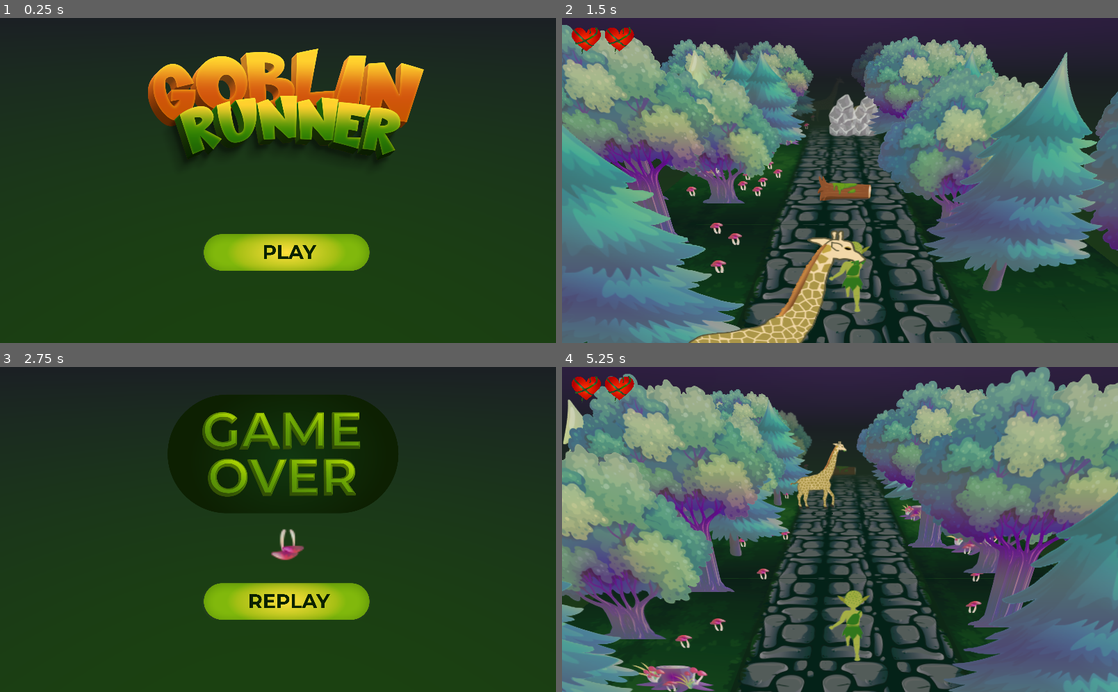
Above: before the commit, frames 1-4 (two rows, left to right).
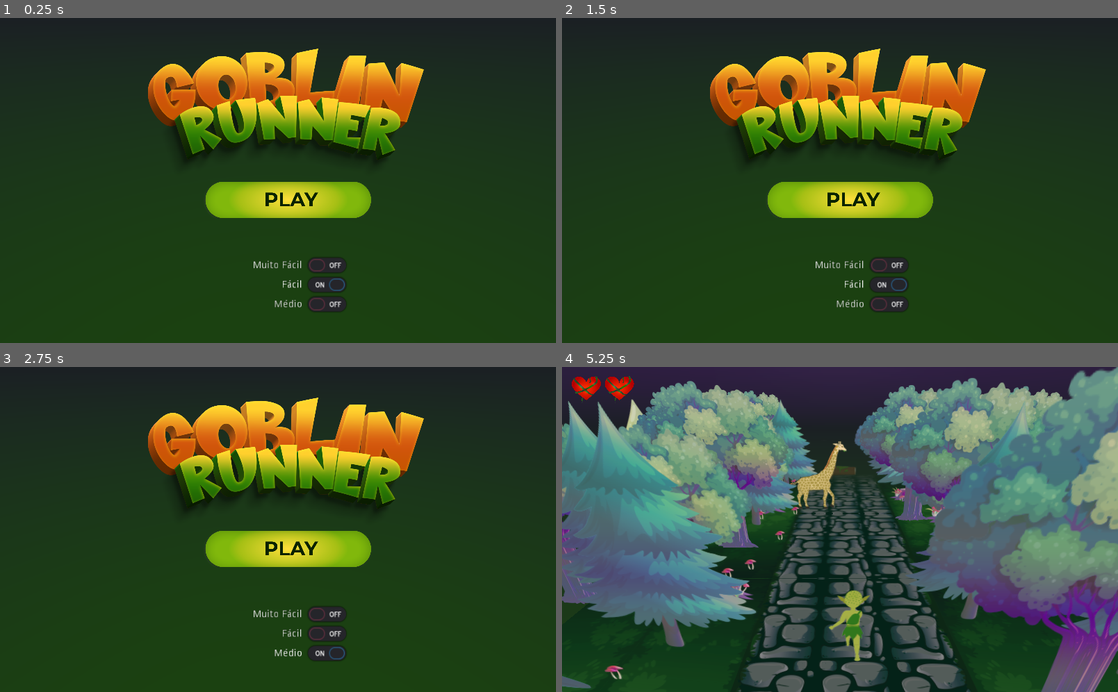
Above: after the commit, the same moments.

Repository: RafaelKuhn/globin
Game: Godot game, scene res://Menu.tscn
Two runs of this game, one before a commit and one after it. Both use one fixed random seed, a clock stepped at 60 frames per second and the inputs below.
Inputs (mouse positions are in pixels of both pictures, inside the frame that each line leads up to; where the layout moved, square brackets give the same spot in the first picture):
- Up to frame 1 (0.25 s): no input
- Up to frame 2 (1.5 s): click (862, 265) at 0.5 s, where only the run after the commit has a clickable "Muito Fácil"; click (873, 284) at 1.25 s, where only the run after the commit has a clickable "Fácil"
- Up to frame 3 (2.75 s): click (311, 653) at 2 s, where only the run after the commit has a clickable "Médio"
- Up to frame 4 (5.25 s): click (851, 549) [851, 601] at 2.75 s; tap Enter (ui_accept) at 3.5, 3.77, 4.52 s; tap A (A_key) at 3.6 s; tap D (D_key) at 3.8, 4.35 s; tap S (S_key) at 4.55 s; click (845, 552) [851, 601] at 5 s

The runs differ from the first frame. In frame 1, 7.1% of the frame differs, in the area x 36-67%, y 50-91%; in frame 2, 81%, in the area x 0-100%, y 0-100%; in frame 3, 19%; in frame 4, 54%.
Error after the commit: Invalid get index 'GAME_SPEED' (on base: 'GDScript'). (res://map/environment.gd:18)

Commit message:
feature: levels of difficulty

Diff:
--- a/Menu.tscn
+++ b/Menu.tscn
@@ -1,8 +1,11 @@
-[gd_scene load_steps=6 format=2]
+[gd_scene load_steps=10 format=2]
 
 [ext_resource path="res://menus/menu.gd" type="Script" id=1]
 [ext_resource path="res://menus/sprites/play(1).png" type="Texture" id=2]
 [ext_resource path="res://menus/sprites/GOBLIN-RUNNER-PNG.png" type="Texture" id=3]
+[ext_resource path="res://menus/EzTog.tscn" type="PackedScene" id=4]
+[ext_resource path="res://menus/VeryEzTog.tscn" type="PackedScene" id=5]
+[ext_resource path="res://menus/MedTog.tscn" type="PackedScene" id=6]
 
 [sub_resource type="ProceduralSky" id=2]
 sky_top_color = Color( 0.27339, 0.0858, 0.39, 1 )
@@ -22,6 +25,8 @@
 dof_blur_far_distance = 29.95
 dof_blur_far_transition = 0.08
 glow_intensity = 3.69
+
+[sub_resource type="ButtonGroup" id=3]
 
 [node name="Global" type="Node"]
 
@@ -47,16 +52,30 @@
 }
 
 [node name="PlayButton" type="TextureButton" parent="Menu"]
-anchor_top = 0.5
-anchor_bottom = 0.5
-margin_left = 372.0
-margin_top = 99.0
-margin_right = 1411.0
-margin_bottom = 324.0
+margin_left = 375.0
+margin_top = 302.0
+margin_right = 1414.0
+margin_bottom = 527.0
 rect_scale = Vector2( 0.3, 0.3 )
 texture_normal = ExtResource( 2 )
 __meta__ = {
 "_edit_use_anchors_": false
 }
 
+[node name="VeryEzTog" parent="Menu" instance=ExtResource( 5 )]
+margin_top = 431.0
+margin_bottom = 471.0
+group = SubResource( 3 )
+
+[node name="EzTog" parent="Menu" instance=ExtResource( 4 )]
+group = SubResource( 3 )
+
+[node name="MedTog" parent="Menu" instance=ExtResource( 6 )]
+margin_top = 503.0
+margin_bottom = 543.0
+group = SubResource( 3 )
+
 [connection signal="pressed" from="Menu/PlayButton" to="Menu" method="_on_PlayButton_pressed"]
+[connection signal="toggled" from="Menu/VeryEzTog" to="Menu" method="_on_VeryEzTog_toggled"]
+[connection signal="toggled" from="Menu/EzTog" to="Menu" method="_on_EzTog_toggled"]
+[connection signal="toggled" from="Menu/MedTog" to="Menu" method="_on_MedTog_toggled"]
--- a/game.gd
+++ b/game.gd
@@ -10,6 +10,8 @@
 const WIN_INSTANCE_NAME = "WIN_INSTANCE"
 const LOST_INSTANCE_NAME = "LOST_INSTANCE"
 
+var game_speed := 8.0
+
 
 func lose_game():
 	load_lost_scene()
@@ -17,15 +19,8 @@
 func win_game():
 	load_won_scene()
 
-
-# TODO: [prod]: nunca se volta pra cena do menu, a cena do menu limpa a si mesma, o game não
-# const MENU_INSTANCE_NAME = "MENU_INSTANCE"
-# func load_menu_scene():
-# 	var menu_instance = menu_scene.instance()
-# 	menu_instance.name = MENU_INSTANCE_NAME
-# 	var root = get_tree().get_root()
-# 	root.remove_child(root.get_node(GAME_INSTANCE_NAME))
-# 	root.add_child(menu_instance)
+# TODO: [prod]: nunca se volta pra cena do menu
+# a cena do menu limpa a si mesma, já o game não
 
 func load_game_scene():
 	var game_instance = game_scene.instance()
--- a/global.gd
+++ b/global.gd
@@ -3,7 +3,8 @@
 
 enum OBSTACLE_TYPE { GIFA, PREDA, TOCO, WIN }
 
-const GAME_SPEED := 10.0
+# facil 6, med 8, hard 10
+const DEFAULT_GAME_SPEED := 6.0
 
 # TODO: sync with environment
 const GAME_Z_START := -12
@@ -16,8 +17,8 @@
 const GAME_MANAGER_PATH = "/root/Game"
 
 # TODO: deixar GAME_SPEED variável e usar 5.0 como DEFAULT_GAME_SPEED
-static func sync_game_speed(input: float) -> float:
-	return input * GAME_SPEED / 5.0
+static func sync_game_speed(input: float, new_speed: float) -> float:
+	return input * new_speed / 5.0
 
-static func sync_inverse_game_speed(input: float) -> float:
-	return input * 5.0 / GAME_SPEED
+static func sync_inverse_game_speed(input: float, new_speed: float) -> float:
+	return input * 5.0 / new_speed
--- a/map/scrolling-ground.gd
+++ b/map/scrolling-ground.gd
@@ -1,13 +1,10 @@
 extends Sprite3D
-
-const Global = preload("res://global.gd")
 
 var time := 0.0
 
-var shader_relative_speed = Global.GAME_SPEED / 5.0 * 1.3
-
 func _ready() -> void:
-	material_override.set_shader_param("_intensity", shader_relative_speed)
+	var shader_speed = get_node("/root/Game").game_speed / 5.0 * 1.3
+	material_override.set_shader_param("_intensity", shader_speed)
 
 func _process(delta: float) -> void:
 	material_override.set_shader_param("_time", time)
--- /dev/null
+++ b/menus/EzTog.tscn
@@ -0,0 +1,16 @@
+[gd_scene format=2]
+
+[node name="EzTog" type="CheckButton"]
+margin_left = 497.0
+margin_top = 467.0
+margin_right = 617.0
+margin_bottom = 507.0
+rect_scale = Vector2( 1.3, 1.3 )
+focus_mode = 0
+pressed = true
+enabled_focus_mode = 0
+text = "Fácil"
+align = 2
+__meta__ = {
+"_edit_use_anchors_": false
+}
--- a/menus/Lost.tscn
+++ b/menus/Lost.tscn
@@ -1,9 +1,11 @@
-[gd_scene load_steps=7 format=2]
+[gd_scene load_steps=10 format=2]
 
 [ext_resource path="res://menus/menu.gd" type="Script" id=1]
-[ext_resource path="res://map/sprites/cogumelos.png" type="Texture" id=2]
+[ext_resource path="res://menus/VeryEzTog.tscn" type="PackedScene" id=2]
 [ext_resource path="res://menus/sprites/PERDEU.png" type="Texture" id=3]
 [ext_resource path="res://menus/sprites/REPLAY.png" type="Texture" id=4]
+[ext_resource path="res://menus/EzTog.tscn" type="PackedScene" id=5]
+[ext_resource path="res://menus/MedTog.tscn" type="PackedScene" id=6]
 
 [sub_resource type="ProceduralSky" id=2]
 sky_top_color = Color( 0.27339, 0.0858, 0.39, 1 )
@@ -23,6 +25,8 @@
 dof_blur_far_distance = 29.95
 dof_blur_far_transition = 0.08
 glow_intensity = 3.69
+
+[sub_resource type="ButtonGroup" id=3]
 
 [node name="Global" type="Node"]
 
@@ -48,22 +52,30 @@
 }
 
 [node name="PlayButton" type="TextureButton" parent="Menu"]
-anchor_top = 0.5
-anchor_bottom = 0.5
-margin_left = 372.0
-margin_top = 99.0
-margin_right = 1411.0
-margin_bottom = 324.0
+margin_left = 365.0
+margin_top = 306.0
+margin_right = 1404.0
+margin_bottom = 532.0
 rect_scale = Vector2( 0.3, 0.3 )
 texture_normal = ExtResource( 4 )
 __meta__ = {
 "_edit_use_anchors_": false
 }
 
-[node name="Sprite" type="Sprite" parent="Menu"]
-position = Vector2( 529.5, 328 )
-rotation = -3.14123
-scale = Vector2( 2.29986, 2.16689 )
-texture = ExtResource( 2 )
+[node name="VeryEzTog" parent="Menu" instance=ExtResource( 2 )]
+margin_top = 431.0
+margin_bottom = 471.0
+group = SubResource( 3 )
+
+[node name="EzTog" parent="Menu" instance=ExtResource( 5 )]
+group = SubResource( 3 )
+
+[node name="MedTog" parent="Menu" instance=ExtResource( 6 )]
+margin_top = 503.0
+margin_bottom = 543.0
+group = SubResource( 3 )
 
 [connection signal="pressed" from="Menu/PlayButton" to="Menu" method="_on_PlayButton_pressed"]
+[connection signal="toggled" from="Menu/VeryEzTog" to="Menu" method="_on_VeryEzTog_toggled"]
+[connection signal="toggled" from="Menu/EzTog" to="Menu" method="_on_EzTog_toggled"]
+[connection signal="toggled" from="Menu/MedTog" to="Menu" method="_on_MedTog_toggled"]
--- /dev/null
+++ b/menus/MedTog.tscn
@@ -0,0 +1,15 @@
+[gd_scene format=2]
+
+[node name="MedTog" type="CheckButton"]
+margin_left = 497.0
+margin_top = 431.0
+margin_right = 617.0
+margin_bottom = 471.0
+rect_scale = Vector2( 1.3, 1.3 )
+focus_mode = 0
+enabled_focus_mode = 0
+text = "Médio"
+align = 2
+__meta__ = {
+"_edit_use_anchors_": false
+}
--- /dev/null
+++ b/menus/VeryEzTog.tscn
@@ -0,0 +1,15 @@
+[gd_scene format=2]
+
+[node name="VeryEzTog" type="CheckButton"]
+margin_left = 458.0
+margin_top = 503.0
+margin_right = 608.0
+margin_bottom = 543.0
+rect_scale = Vector2( 1.3, 1.3 )
+focus_mode = 0
+enabled_focus_mode = 0
+text = "Muito Fácil"
+align = 2
+__meta__ = {
+"_edit_use_anchors_": false
+}
--- a/menus/Won.tscn
+++ b/menus/Won.tscn
@@ -1,9 +1,11 @@
-[gd_scene load_steps=7 format=2]
+[gd_scene load_steps=10 format=2]
 
 [ext_resource path="res://menus/menu.gd" type="Script" id=1]
-[ext_resource path="res://map/sprites/cogumelos.png" type="Texture" id=2]
+[ext_resource path="res://menus/VeryEzTog.tscn" type="PackedScene" id=2]
 [ext_resource path="res://menus/sprites/GANHOU.png" type="Texture" id=3]
 [ext_resource path="res://menus/sprites/REPLAY.png" type="Texture" id=4]
+[ext_resource path="res://menus/EzTog.tscn" type="PackedScene" id=5]
+[ext_resource path="res://menus/MedTog.tscn" type="PackedScene" id=6]
 
 [sub_resource type="ProceduralSky" id=2]
 sky_top_color = Color( 0.27339, 0.0858, 0.39, 1 )
@@ -23,6 +25,8 @@
 dof_blur_far_distance = 29.95
 dof_blur_far_transition = 0.08
 glow_intensity = 3.69
+
+[sub_resource type="ButtonGroup" id=3]
 
 [node name="Global" type="Node"]
 
@@ -48,21 +52,30 @@
 }
 
 [node name="PlayButton" type="TextureButton" parent="Menu"]
-anchor_top = 0.5
-anchor_bottom = 0.5
-margin_left = 372.0
-margin_top = 99.0
-margin_right = 1411.0
-margin_bottom = 324.0
+margin_left = 379.0
+margin_top = 284.0
+margin_right = 1418.0
+margin_bottom = 510.0
 rect_scale = Vector2( 0.3, 0.3 )
 texture_normal = ExtResource( 4 )
 __meta__ = {
 "_edit_use_anchors_": false
 }
 
-[node name="Sprite" type="Sprite" parent="Menu"]
-position = Vector2( 529.5, 328 )
-scale = Vector2( 2.29986, 2.16689 )
-texture = ExtResource( 2 )
+[node name="EzTog" parent="Menu" instance=ExtResource( 5 )]
+group = SubResource( 3 )
+
+[node name="MedTog" parent="Menu" instance=ExtResource( 6 )]
+margin_top = 502.0
+margin_bottom = 542.0
+group = SubResource( 3 )
+
+[node name="VeryEzTog" parent="Menu" instance=ExtResource( 2 )]
+margin_top = 431.0
+margin_bottom = 471.0
+group = SubResource( 3 )
 
 [connection signal="pressed" from="Menu/PlayButton" to="Menu" method="_on_PlayButton_pressed"]
+[connection signal="toggled" from="Menu/EzTog" to="Menu" method="_on_EzTog_toggled"]
+[connection signal="toggled" from="Menu/MedTog" to="Menu" method="_on_MedTog_toggled"]
+[connection signal="toggled" from="Menu/VeryEzTog" to="Menu" method="_on_VeryEzTog_toggled"]
--- a/menus/menu.gd
+++ b/menus/menu.gd
@@ -1,6 +1,11 @@
 extends Node
 
 const Global = preload("res://global.gd")
+
+# func _ready():
+# 	$"VeryEzTog".pressed = false
+# 	$"EzTog".pressed = true
+# 	$"MedTog".pressed = false
 
 func _process(_delta):
 	if Input.is_action_just_pressed("ui_accept"):
@@ -11,3 +16,13 @@
 func _on_PlayButton_pressed():
 	get_node(Global.GAME_MANAGER_PATH).load_game_scene();
 	queue_free()
+
+
+func _on_VeryEzTog_toggled(_is_pressed: bool):
+	get_node("/root/Game").game_speed = 6.0
+
+func _on_EzTog_toggled(_is_pressed: bool):
+	get_node("/root/Game").game_speed = 8.0
+
+func _on_MedTog_toggled(_is_pressed: bool):
+	get_node("/root/Game").game_speed = 10.0
--- a/obstacles/Obstacle.gd
+++ b/obstacles/Obstacle.gd
@@ -4,6 +4,8 @@
 
 const Global = preload("res://global.gd")
 export(Global.OBSTACLE_TYPE) var type
+
+onready var speed: float = get_node("/root/Game").game_speed
 
 onready var sprite = get_node("Sprite")
 
@@ -18,7 +20,7 @@
 
 func _process(delta: float) -> void:
 	var global_pos = translation
-	translation.z += delta * Global.GAME_SPEED
+	translation.z += delta * speed
 	if global_pos.z > Global.GAME_Z_END:
 		has_collided = true
 		queue_free()
--- a/player/player.gd
+++ b/player/player.gd
@@ -19,6 +19,8 @@
 const JUMP_HEIGHT := 1.5
 
 const SWITCHING_LANES_COLLISION_GAP := 0.7
+
+onready var speed: float = get_node("/root/Game").game_speed
 
 # estado
 var vertical_state = VerticalState.DEFAULT
@@ -62,13 +64,13 @@
 	if vertical_state != VerticalState.DEFAULT:
 		return
 	vertical_state = VerticalState.JUMPING
-	$JumpTimer.start(Global.sync_inverse_game_speed(JUMP_DURATION))
+	$JumpTimer.start(Global.sync_inverse_game_speed(JUMP_DURATION, speed))
 
 func try_rolling() -> void:
 	if vertical_state != VerticalState.DEFAULT:
 		return
 	vertical_state = VerticalState.ROLLING
-	$JumpTimer.start(Global.sync_inverse_game_speed(ROLLING_DURATION))
+	$JumpTimer.start(Global.sync_inverse_game_speed(ROLLING_DURATION, speed))
 
 func _on_JumpTimer_timeout() -> void:
 	vertical_state = VerticalState.DEFAULT
@@ -83,7 +85,7 @@
 
 	switch_right()
 	horizontal_state = HorizontalState.SWITCHING
-	$LaneTimer.start(Global.sync_inverse_game_speed(LANE_SWITCH_DURATION))
+	$LaneTimer.start(Global.sync_inverse_game_speed(LANE_SWITCH_DURATION, speed))
 
 func try_switching_left() -> void:
 	if lane_switch_progress < MIN_PERCENTAGE_TO_SWITCH_LANE_AGAIN:
@@ -93,7 +95,7 @@
 
 	switch_left()
 	horizontal_state = HorizontalState.SWITCHING
-	$LaneTimer.start(Global.sync_inverse_game_speed(LANE_SWITCH_DURATION))
+	$LaneTimer.start(Global.sync_inverse_game_speed(LANE_SWITCH_DURATION, speed))
 
 # início da troca de lane
 func switch_right() -> void:
@@ -118,7 +120,7 @@
 	if horizontal_state != HorizontalState.SWITCHING:
 		return
 
-	lane_switch_progress += delta * 1.0 / Global.sync_inverse_game_speed(LANE_SWITCH_DURATION)
+	lane_switch_progress += delta * 1.0 / Global.sync_inverse_game_speed(LANE_SWITCH_DURATION, speed)
 	translation.x = lerp(previous_lane, lane, tween_quad(lane_switch_progress))
 
 
